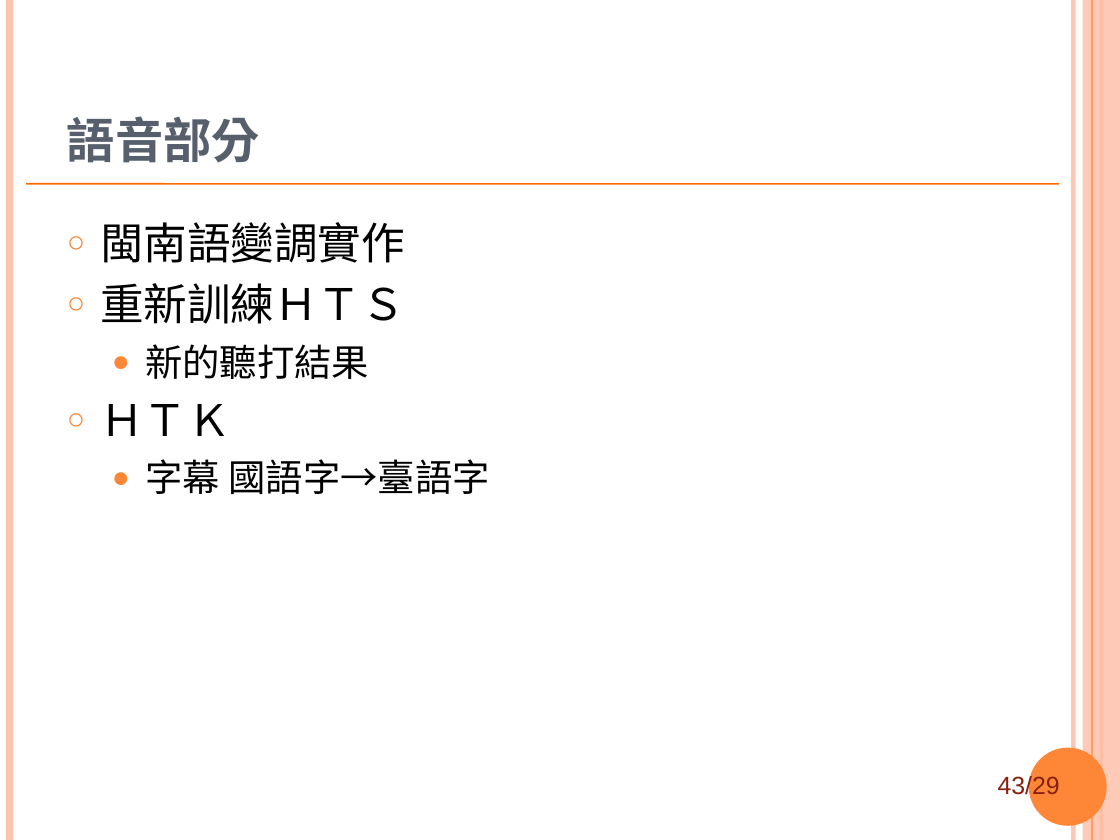
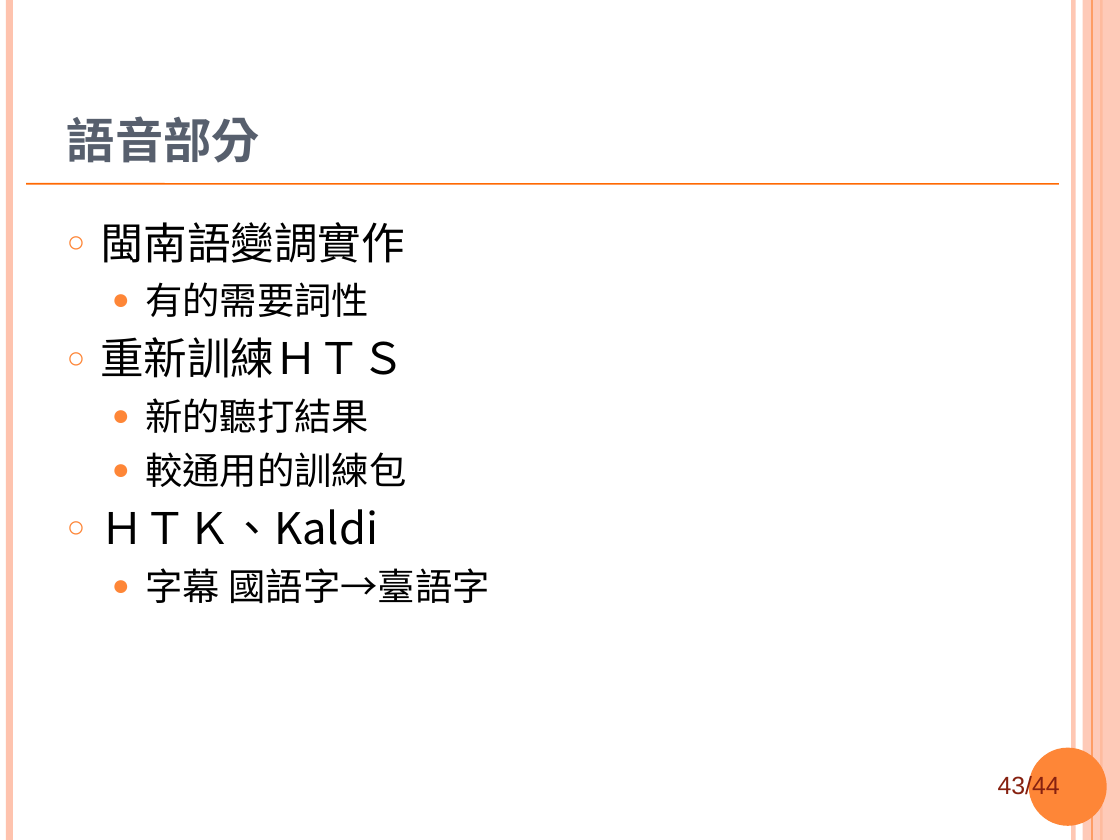
Before and after one commit to sih4sing5hong5/po3-ko3_tau5-iann2-phinn3, a slide deck: slide 43 of 翻譯報告.ppt. Drawn at 1120x840 pixels with LibreOffice and Linux fonts; fonts in the diff are those of the drawing; background and template pictures are left out. Boxes give left, top, right and bottom in pixels: in the first picture for what was removed or moved away, otherwise in the second. Text is boxed around its words. In the diff, an @@ line names an element or a change of style, - is before the commit and + after.

```diff
--- a/翻譯報告.ppt
+++ b/翻譯報告.ppt
@@ text at <box>145,282,369,317</box>: paragraph added @@
+  ● 有的需要詞性
@@ text at <box>100,452,406,545</box>: text changed @@
-○ ＨＴＫ
+  ● 較通用的訓練包
+○ ＨＴＫ、Kaldi
@@ page number at <box>998,774,1060,800</box>: text changed @@
-43/29
+43/44
```
Also in this commit, not shown: 11 other slides changed, 1 slide added.
